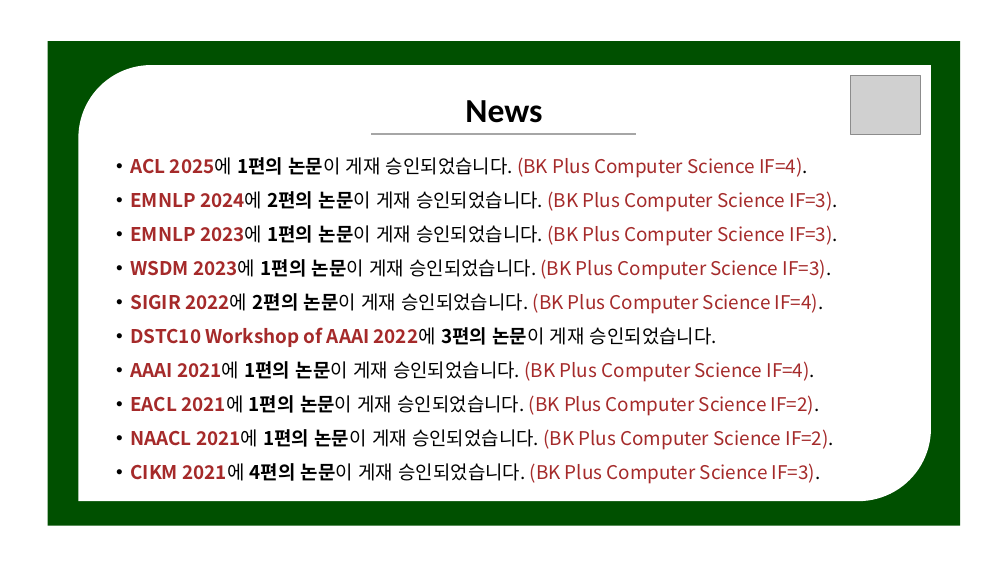
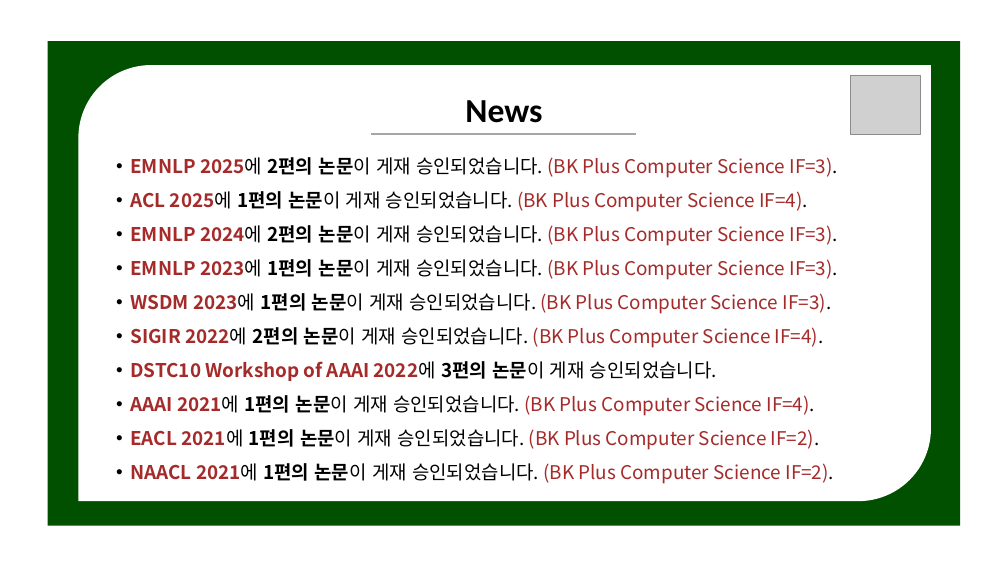
Before and after one commit to NLPlab-skku/NLPlab-skku.github.io, a slide deck: slide 1 of assets/img/notice/template.pptx. Drawn at 1008x567 pixels with LibreOffice and Linux fonts; fonts in the diff are those of the drawing; grey boxes stand for pictures. Boxes give left, top, right and bottom in pixels: in the first picture for what was removed or moved away, otherwise in the second. Text is boxed around its words. In the diff, an @@ line names an element or a change of style, - is before the commit and + after.

```diff
--- a/assets/img/notice/template.pptx
+++ b/assets/img/notice/template.pptx
@@ text at (130,157,838,178): paragraph added @@
+• EMNLP 2025에 2편의 논문이 게재 승인되었습니다. (BK Plus Computer Science IF=3).
@@ text at (130,463,821,484): paragraph removed @@
-• CIKM 2021에 4편의 논문이 게재 승인되었습니다. (BK Plus Computer Science IF=3).
```
Also in this commit, not shown: 1 other slide changed, 2 other files.
